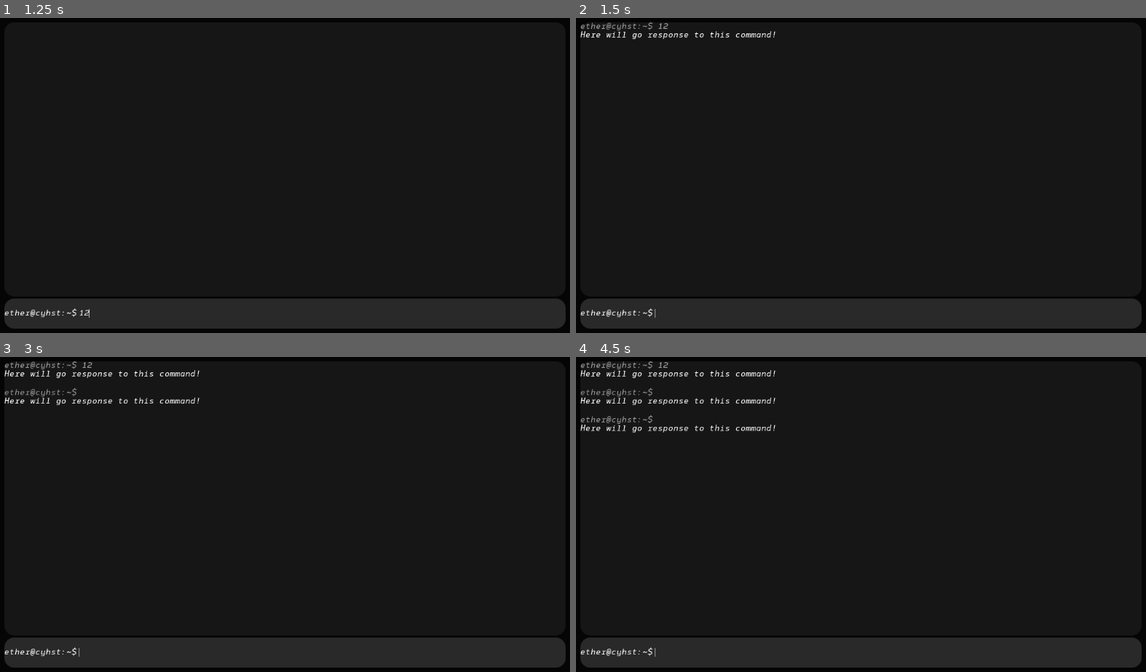
Above: before the commit, frames 1-4 (two rows, left to right).
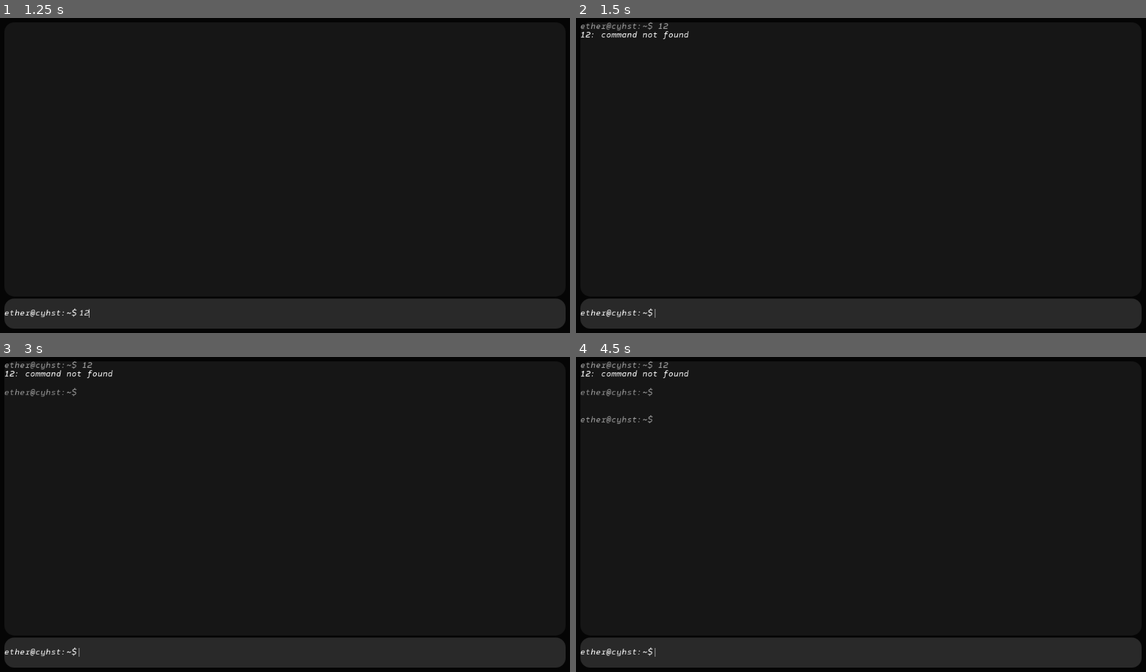
Above: after the commit, the same moments.

Repository: J-Povea21/CyberHeist-GovermentEdition
Game: Godot game, scene res://game.tscn
Same seed, same stepped clock (60 frames per second), same inputs: the game is played once before the commit and once after it. The project has no main scene, so this scene is started directly.
Inputs (mouse positions are in pixels of both pictures, inside the frame that each line leads up to):
- Up to frame 1 (1.25 s): click (324, 314) at 0.52 s; type "12" at 0.6 s
- Up to frame 2 (1.5 s): tap Enter at 1.25 s
- Up to frame 3 (3 s): tap Space at 2 s; tap Enter at 2.75 s
- Up to frame 4 (4.5 s): tap Space at 3.5 s; tap Enter at 4.25 s

Frame 1 is identical in both runs. In frame 2, 0.3% of the frame differs, in the area x 0-35%, y 4-7%; in frame 3, 0.5%; in frame 4, 0.8%, in the area x 0-35%, y 4-25%.
Error after the commit: Invalid access of index '0' on a base object of type: 'PackedStringArray'. (res://scripts/CommandProcessor.gd:11)

Commit message:
Now the scrollbar works just like in a real terminal. It was also added the first support for commands

Diff:
--- a/CyberHeist/game.tscn
+++ b/CyberHeist/game.tscn
@@ -1,8 +1,9 @@
-[gd_scene load_steps=9 format=3 uid="uid://sqmlatp4sa5c"]
+[gd_scene load_steps=10 format=3 uid="uid://bo16o4qfes48i"]
 
 [ext_resource type="Script" path="res://scripts/InputLine.gd" id="1_j70r2"]
 [ext_resource type="Script" path="res://scripts/game.gd" id="1_rqn27"]
 [ext_resource type="FontFile" uid="uid://2geulghbls3o" path="res://fonts/syke-mono-italic.otf" id="1_xp3dq"]
+[ext_resource type="Script" path="res://scripts/CommandProcessor.gd" id="2_xhun6"]
 
 [sub_resource type="StyleBoxFlat" id="StyleBoxFlat_86mr1"]
 bg_color = Color(0.0196078, 0.0196078, 0.0196078, 1)
@@ -34,6 +35,9 @@
 grow_horizontal = 2
 grow_vertical = 2
 script = ExtResource("1_rqn27")
+
+[node name="CommandProcessor" type="Node" parent="."]
+script = ExtResource("2_xhun6")
 
 [node name="Background" type="PanelContainer" parent="."]
 layout_mode = 1
--- /dev/null
+++ b/CyberHeist/scripts/CommandProcessor.gd
@@ -0,0 +1,33 @@
+extends Node
+
+func process_command(input: String) -> String:
+
+	# We format and split the input
+	var formated_input = input.to_lower()
+	var words = formated_input.split(" ", false)
+	var number_of_words = words.size()
+
+	# Now we get the command - first word -
+	var command = words[0]
+
+	var command_action = ""
+
+	# If there is an action word, we get what's in words[1]
+	if number_of_words > 1:
+		command_action = words[1]
+
+	match command:
+		"run":
+			return run_file(command_action)
+		_:
+			return "%s: command not found" % command
+
+func run_file(action: String) -> String:
+	if action.is_empty():
+		return "Usage: run [filename]"
+
+	match action:
+		"heist.x86_64":
+			return "The heist has started"
+		_:
+			return "run \'%s\': File not found" % action
--- a/CyberHeist/scripts/game.gd
+++ b/CyberHeist/scripts/game.gd
@@ -6,6 +6,20 @@
 # Before creating a response, we make sure CommandHistory is ready
 @onready var command_history = $Background/MarginContainer/Rows/TerminalInfo/Scroll/CommandsHistory
 
+@onready var scroll = $Background/MarginContainer/Rows/TerminalInfo/Scroll
+
+@onready var scrollbar = scroll.get_v_scroll_bar()
+
+# Here we're going to make a conection with the command processor
+@onready var command_processor = $CommandProcessor
+
+func _ready() -> void:
+	scrollbar.connect("changed", manage_auto_scroll)
+
+
+func manage_auto_scroll() -> void:
+	scroll.scroll_vertical = scrollbar.max_value
+
 
 func command_submited(new_text: String) -> void:
 
@@ -13,5 +27,6 @@
 		# Now, we create an instance of the scene
 		var command_response_object = CommandResponseSCN.instantiate()
 
-		command_response_object.set_text(new_text, 'Here will go response to this command!')
+		var response = command_processor.process_command(new_text)
+		command_response_object.set_text(new_text, response)
 		command_history.add_child(command_response_object)
